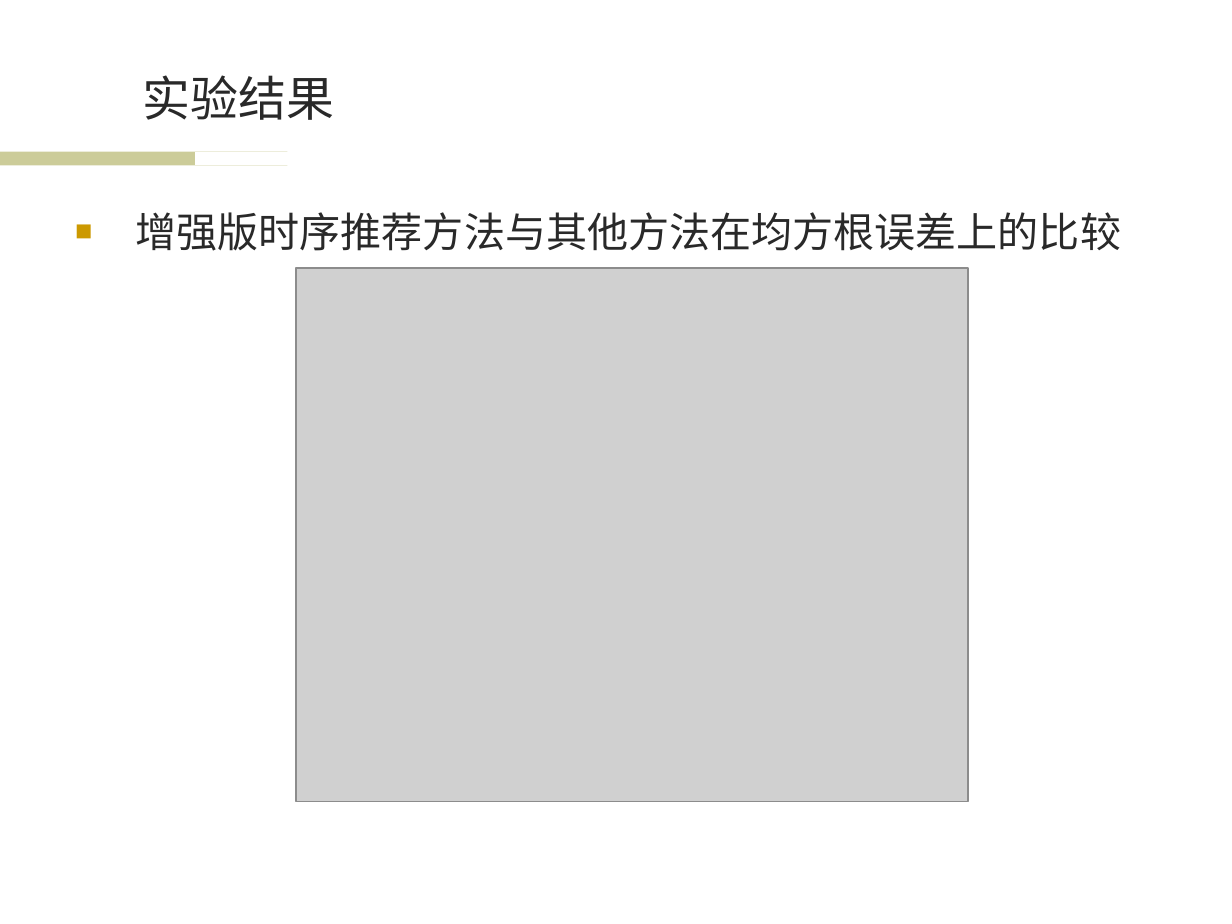
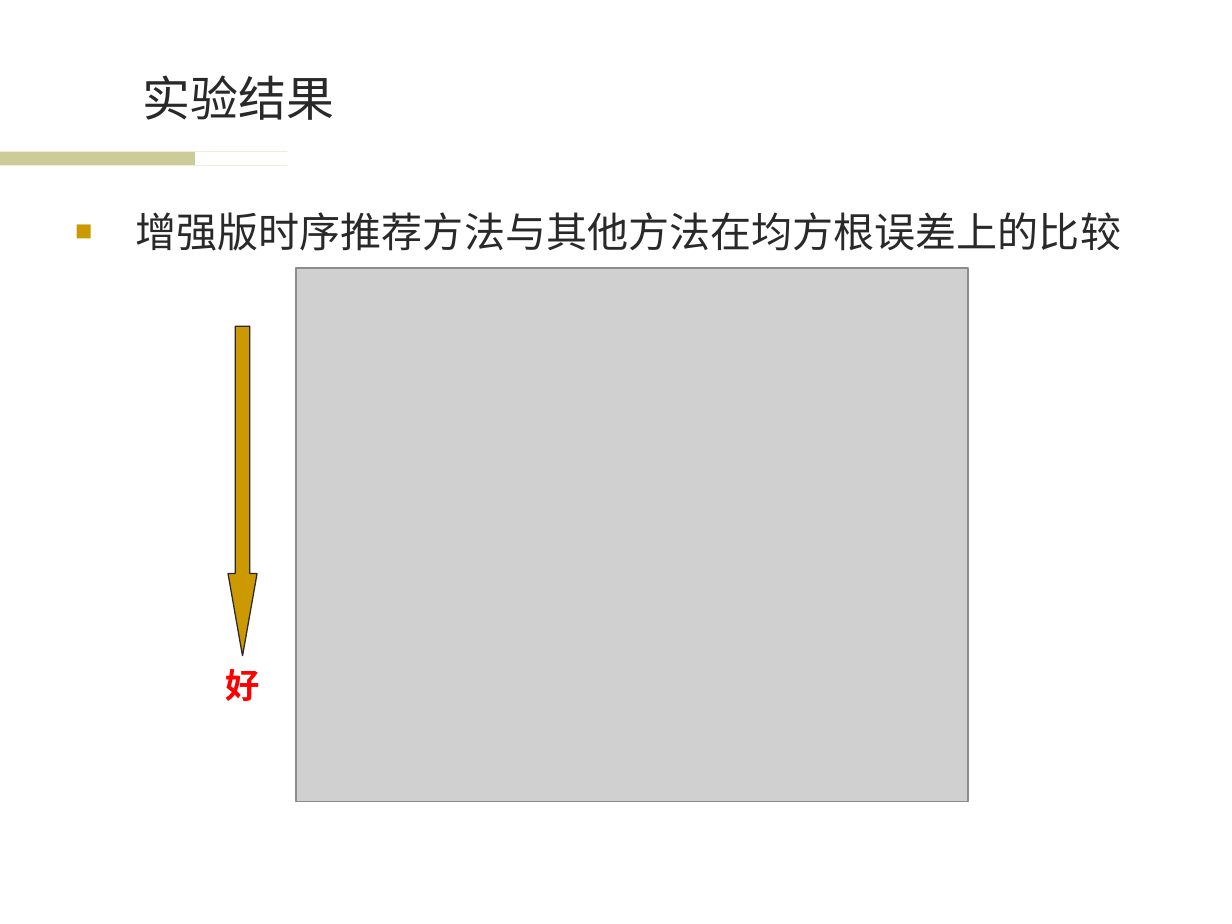
Before and after one commit to wwssttt/NJUThesis, a slide deck: slide 16 of ppt/一种基于时间序列分析的个性化音乐推荐系统及其实现.ppt. Drawn at 1232x924 pixels with LibreOffice and Linux fonts; fonts in the diff are those of the drawing; grey boxes stand for pictures; background and template pictures are left out. Boxes give left, top, right and bottom in pixels: in the first picture for what was removed or moved away, otherwise in the second. Text is boxed around its words. In the diff, an @@ line names an element or a change of style, - is before the commit and + after.

```diff
--- a/ppt/一种基于时间序列分析的个性化音乐推荐系统及其实现.ppt
+++ b/ppt/一种基于时间序列分析的个性化音乐推荐系统及其实现.ppt
@@ down arrow added at box(228, 326, 257, 657), fill #CC9900, outline #292929 0.74 pt @@
@@ text added at box(225, 669, 259, 701), 20 pt, text #FF0000, bold @@
+好
```
Also in this commit, not shown: 13 other slides changed.
